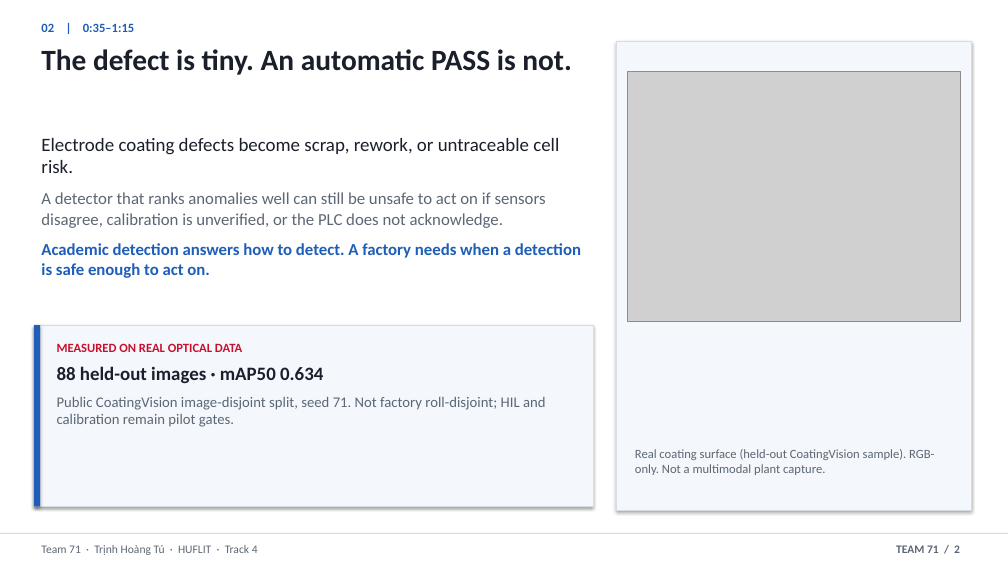
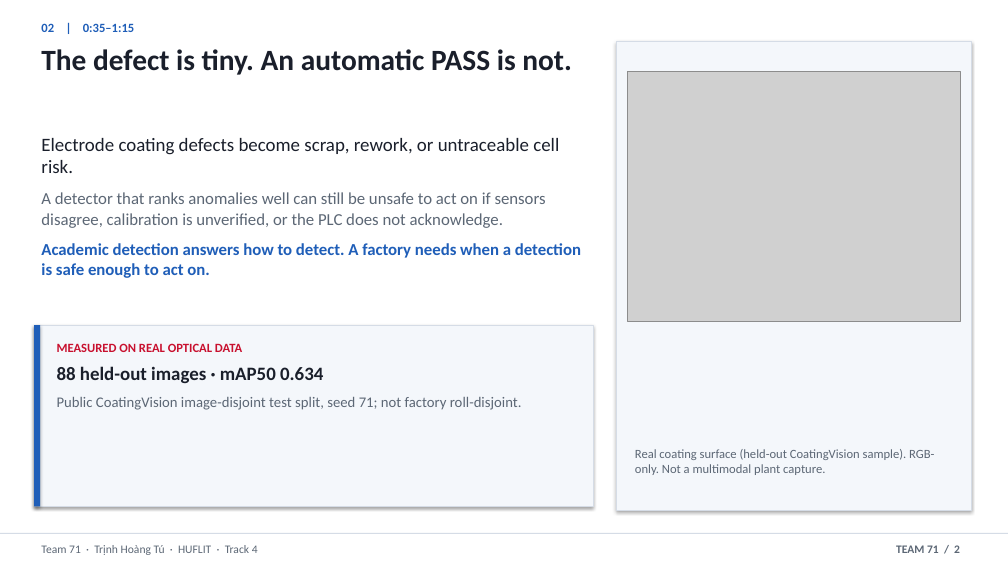
Before and after one commit to thtcsec/securecoating-vision, a slide deck: slide 2 of SecureCoating-Vision_Final_Defense_6min.pptx. Drawn at 1008x567 pixels with LibreOffice and Linux fonts; fonts in the diff are those of the drawing; grey boxes stand for pictures. Boxes give left, top, right and bottom in pixels: in the first picture for what was removed or moved away, otherwise in the second. Text is boxed around its words. In the diff, an @@ line names an element or a change of style, - is before the commit and + after.

```diff
--- a/SecureCoating-Vision_Final_Defense_6min.pptx
+++ b/SecureCoating-Vision_Final_Defense_6min.pptx
@@ text at box(57, 397, 522, 410): text changed @@
-Public CoatingVision image-disjoint split, seed 71. Not factory roll-disjoint; HIL and calibration remain pilot gates.
+Public CoatingVision image-disjoint test split, seed 71; not factory roll-disjoint.
```
Also in this commit, not shown: 2 other slides changed, 7 other files.
